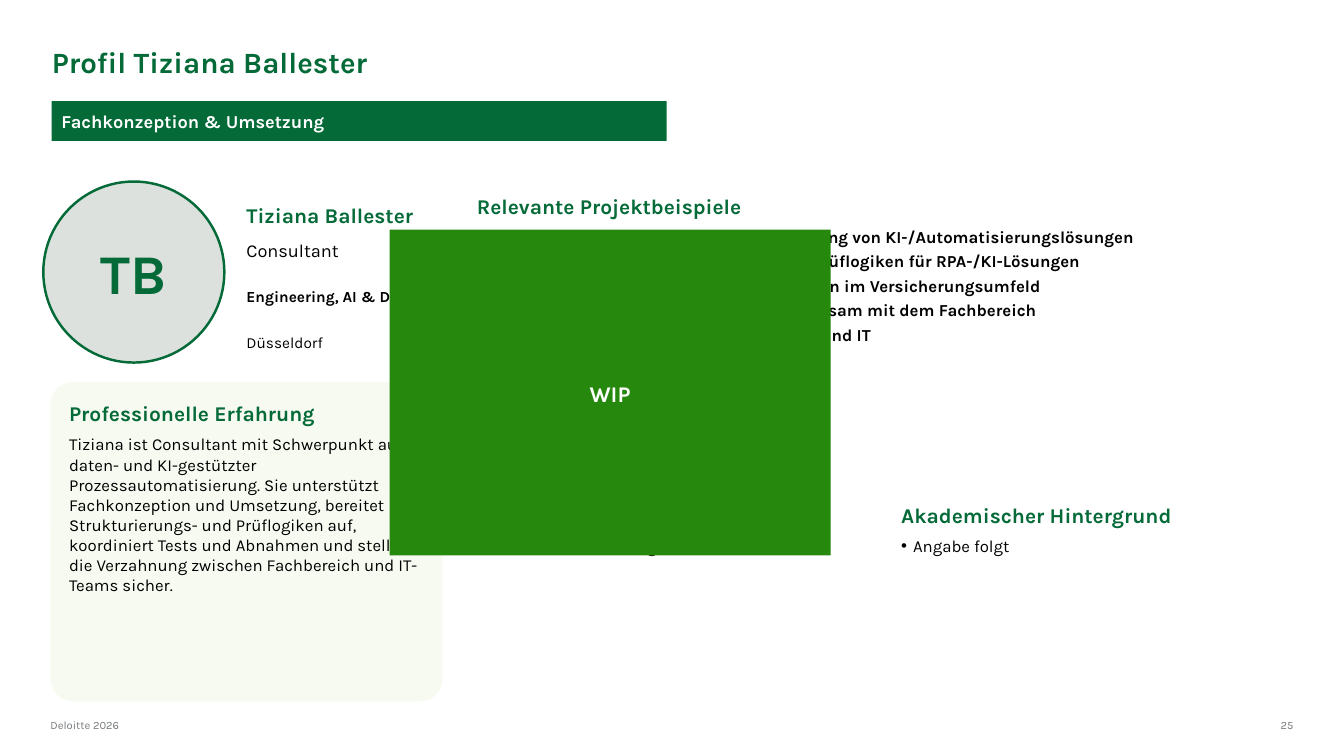
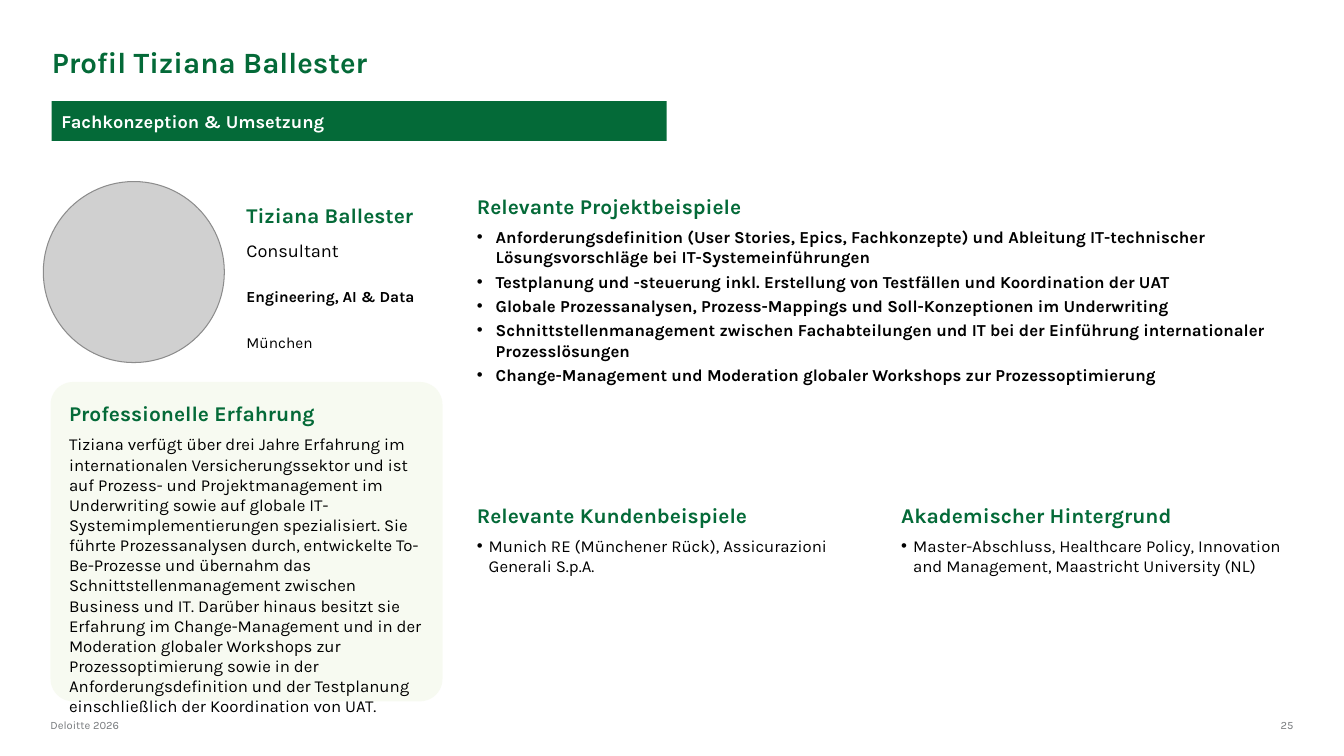
Before and after one commit to brenneisen-e/01_ki-arbeitsplatz, a slide deck: slide 25 of Bestandsuebertragung/kontextdokumente/20260702_ERGO_HR Sales_Makler meets KI_Angebot Deloitte_vworking.pptx. Drawn at 1344x756 pixels with LibreOffice and Linux fonts; fonts in the diff are those of the drawing; grey boxes stand for pictures. Boxes give left, top, right and bottom in pixels: in the first picture for what was removed or moved away, otherwise in the second. Text is boxed around its words. In the diff, an @@ line names an element or a change of style, - is before the commit and + after.

```diff
--- a/Bestandsuebertragung/kontextdokumente/20260702_ERGO_HR Sales_Makler meets KI_Angebot Deloitte_vworking.pptx
+++ b/Bestandsuebertragung/kontextdokumente/20260702_ERGO_HR Sales_Makler meets KI_Angebot Deloitte_vworking.pptx
@@ ellipse removed at bbox=[43, 181, 225, 363] @@
-TB
@@ picture added at bbox=[43, 181, 225, 363] @@
@@ rectangle removed at bbox=[389, 230, 831, 556] @@
-WIP
@@ text at bbox=[496, 230, 1264, 386]: text changed @@
-  • Fachkonzeption und Umsetzungsbegleitung von KI-/Automatisierungslösungen
-  • Aufbereitung von Strukturierungs- und Prüflogiken für RPA-/KI-Lösungen
-  • Analyse und Dokumentation von Prozessen im Versicherungsumfeld
-  • Test- und Abnahmeunterstützung gemeinsam mit dem Fachbereich
-  • Schnittstellenmanagement Fachbereich und IT
+  • Anforderungsdefinition (User Stories, Epics, Fachkonzepte) und Ableitung IT-technischer Lösungsvorschläge bei IT-Systemeinführungen
+  • Testplanung und -steuerung inkl. Erstellung von Testfällen und Koordination der UAT
+  • Globale Prozessanalysen, Prozess-Mappings und Soll-Konzeptionen im Underwriting
+  • Schnittstellenmanagement zwischen Fachabteilungen und IT bei der Einführung internationaler Prozesslösungen
+  • Change-Management und Moderation globaler Workshops zur Prozessoptimierung
@@ text at bbox=[246, 337, 312, 348]: text changed @@
-Düsseldorf
+München
@@ text in rounded rectangle at bbox=[69, 438, 422, 713]: text changed @@
-Tiziana ist Consultant mit Schwerpunkt auf daten- und KI-gestützter Prozessautomatisierung. Sie unterstützt Fachkonzeption und Umsetzung, bereitet Strukturierungs- und Prüflogiken auf, koordiniert Tests und Abnahmen und stellt die Verzahnung zwischen Fachbereich und IT-Teams sicher.
+Tiziana verfügt über drei Jahre Erfahrung im internationalen Versicherungssektor und ist auf Prozess- und Projektmanagement im Underwriting sowie auf globale IT-Systemimplementierungen spezialisiert. Sie führte Prozessanalysen durch, entwickelte To-Be-Prozesse und übernahm das Schnittstellenmanagement zwischen Business und IT. Darüber hinaus besitzt sie Erfahrung im Change-Management und in der Moderation globaler Workshops zur Prozessoptimierung sowie in der Anforderungsdefinition und der Testplanung einschließlich der Koordination von UAT.
@@ text at bbox=[489, 540, 827, 576]: text changed @@
-  • Referenzen auf Anfrage
+  • Munich RE (Münchener Rück), Assicurazioni Generali S.p.A.
@@ text at bbox=[913, 540, 1280, 576]: text changed @@
-  • Angabe folgt
+  • Master-Abschluss, Healthcare Policy, Innovation and Management, Maastricht University (NL)
```
Also in this commit, not shown: 5 other slides changed.
